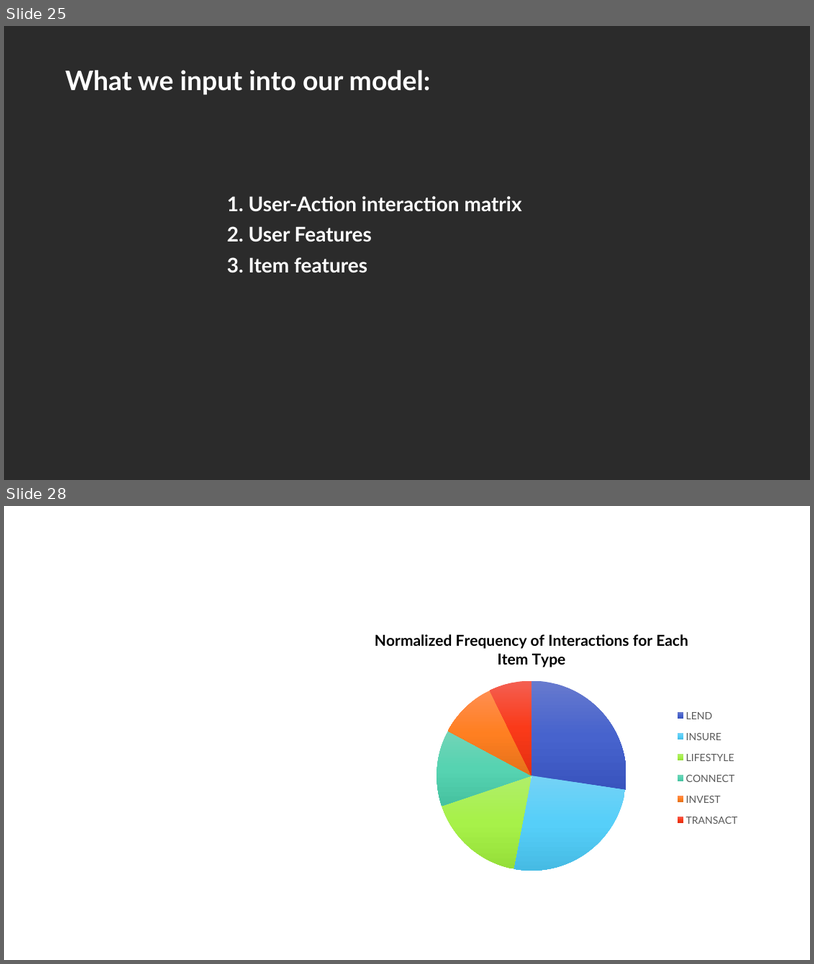
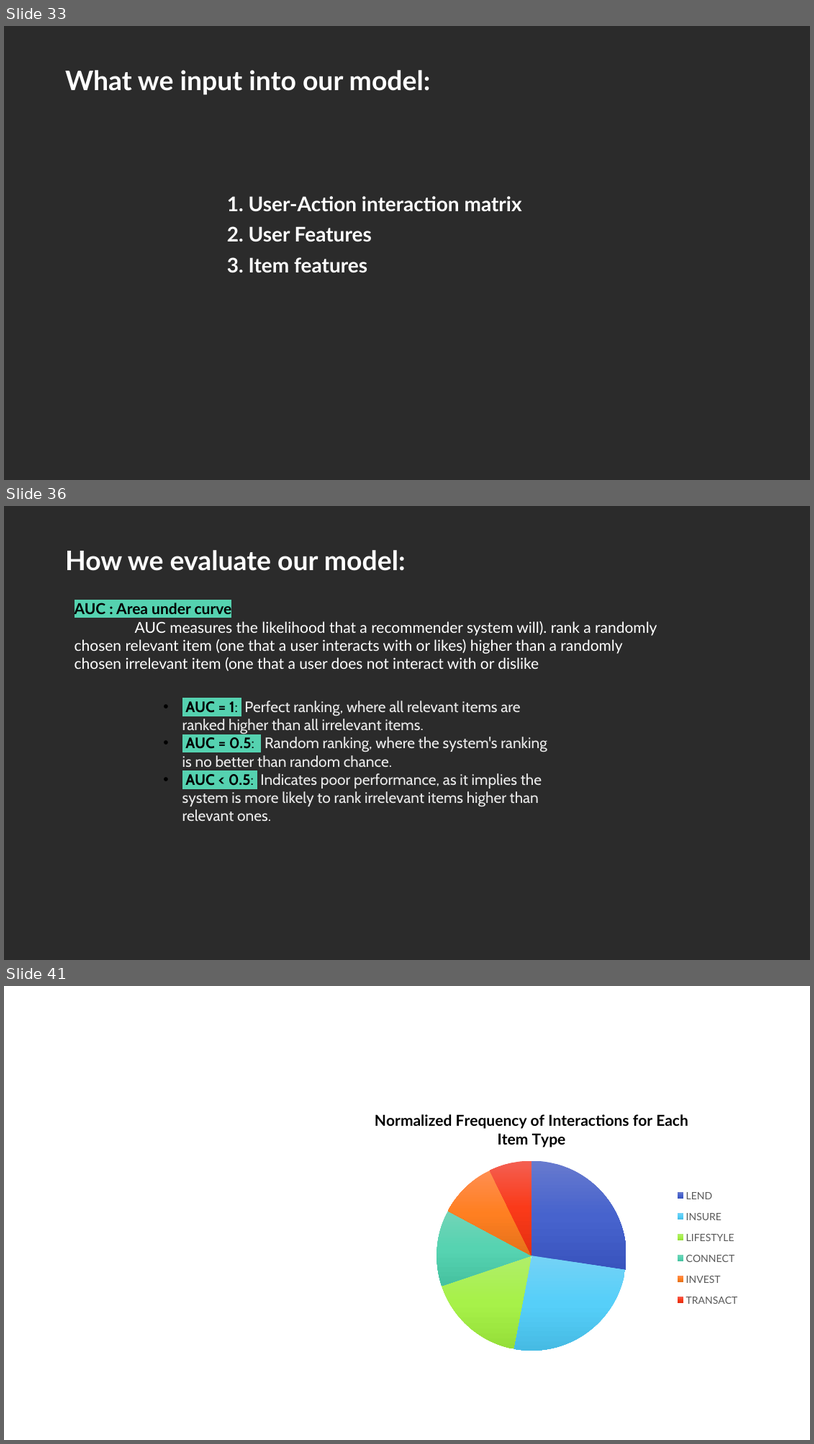
Before and after one commit to lizesteyn/FNBdataquest, a slide deck: Presentation1.pptx. Shown one above the other, each under a label of ours: slides 25 and 28 before the commit, slides 33, 36 and 41 after it; the slides between them are not shown. The pictures are 814x964 and 814x1444 pixels, drawn with LibreOffice and Linux fonts; fonts in the diff are those of the drawing; background and template pictures are left out; a plain dark background stands for a picture behind light text. Boxes give left, top, right and bottom in pixels: in the first picture for what was removed or moved away, otherwise in the second. Text is boxed around its words. In the diff, an @@ line names an element or a change of style, - is before the commit and + after.

```diff
--- a/Presentation1.pptx
+++ b/Presentation1.pptx
@@ slide 36 added at <box>4,506,810,960</box>, background picture (left out) @@
@@ text added at <box>65,550,406,571</box>, 32 pt, text #FFFFFF, bold @@
+How we evaluate our model:
@@ text added at <box>75,601,657,671</box>, 18 pt, text #FFFFFF @@
+AUC : Area under curve
+AUC measures the likelihood that a recommender system will). rank a randomly chosen relevant item (one that a user interacts with or likes) higher than a randomly chosen irrelevant item (one that a user does not interact with or dislike
@@ text added at <box>183,700,547,821</box>, 18 pt, text #ECECEC @@
+• AUC = 1: Perfect ranking, where all relevant items are ranked higher than all irrelevant items.
+• AUC = 0.5: Random ranking, where the system's ranking is no better than random chance.
+• AUC < 0.5: Indicates poor performance, as it implies the system is more likely to rank irrelevant items higher than relevant ones.
@@ what was slide 25 is now slide 33 @@
@@ what was slide 28 is now slide 41 @@
```
Also in this commit, not shown: 3 slides changed, 12 other slides added, 1 other file.
